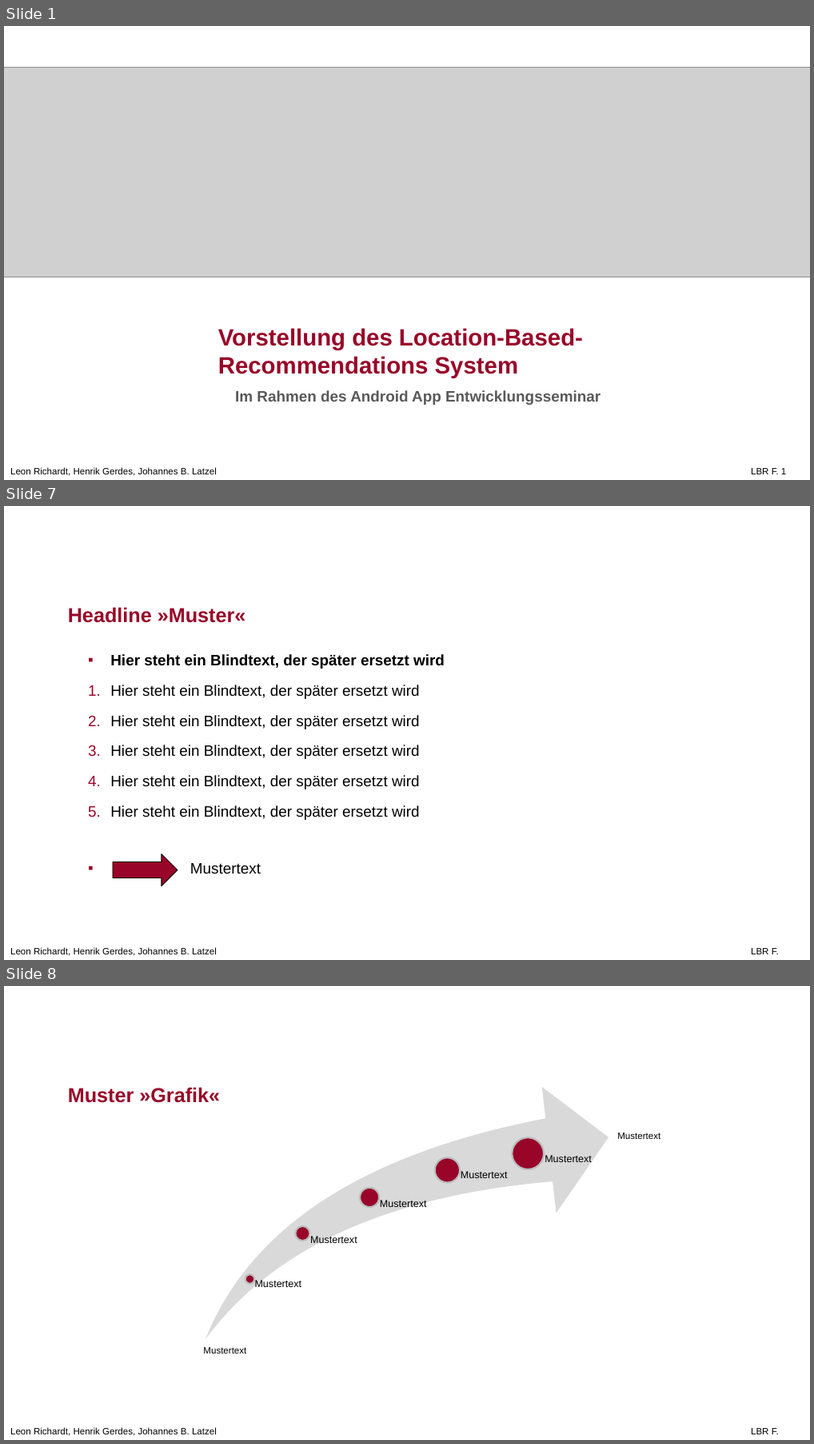
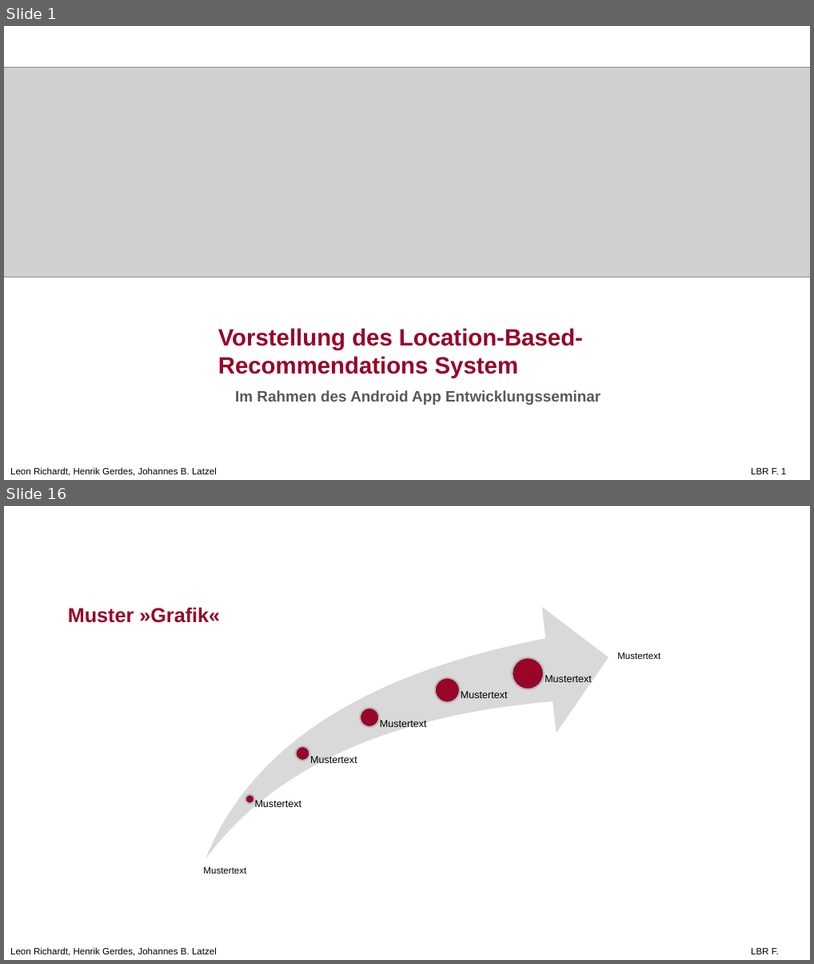
Before and after one commit to leon-richardt/location-based-recommendations, a slide deck: Presentations/LBR PP.pptx. Shown one above the other, each under a label of ours: slides 1, 7 and 8 before the commit, slides 1 and 16 after it; the slides between them are not shown. The pictures are 814x1444 and 814x964 pixels, drawn with LibreOffice and Linux fonts; fonts in the diff are those of the drawing; grey boxes stand for pictures; background and template pictures are left out. Boxes give left, top, right and bottom in pixels: in the first picture for what was removed or moved away, otherwise in the second. Text is boxed around its words. In the diff, an @@ line names an element or a change of style, - is before the commit and + after.

```diff
--- a/Presentations/LBR PP.pptx
+++ b/Presentations/LBR PP.pptx
@@ slide 7 removed at bbox=[4, 506, 810, 960], background #FFFFFF; not listed: 2 template elements that a slide beside it also shows @@
@@ title removed at bbox=[68, 607, 246, 623] @@
-Headline »Muster«
@@ text removed at bbox=[110, 654, 445, 820] @@
-▪ Hier steht ein Blindtext, der später ersetzt wird
-1. Hier steht ein Blindtext, der später ersetzt wird
-2. Hier steht ein Blindtext, der später ersetzt wird
-3. Hier steht ein Blindtext, der später ersetzt wird
-4. Hier steht ein Blindtext, der später ersetzt wird
-5. Hier steht ein Blindtext, der später ersetzt wird
-▪ Mustertext
@@ right arrow removed at bbox=[113, 854, 178, 886] @@
@@ what was slide 8 is now slide 16 @@
```
Also in this commit, not shown: 5 slides changed, 9 slides added.
